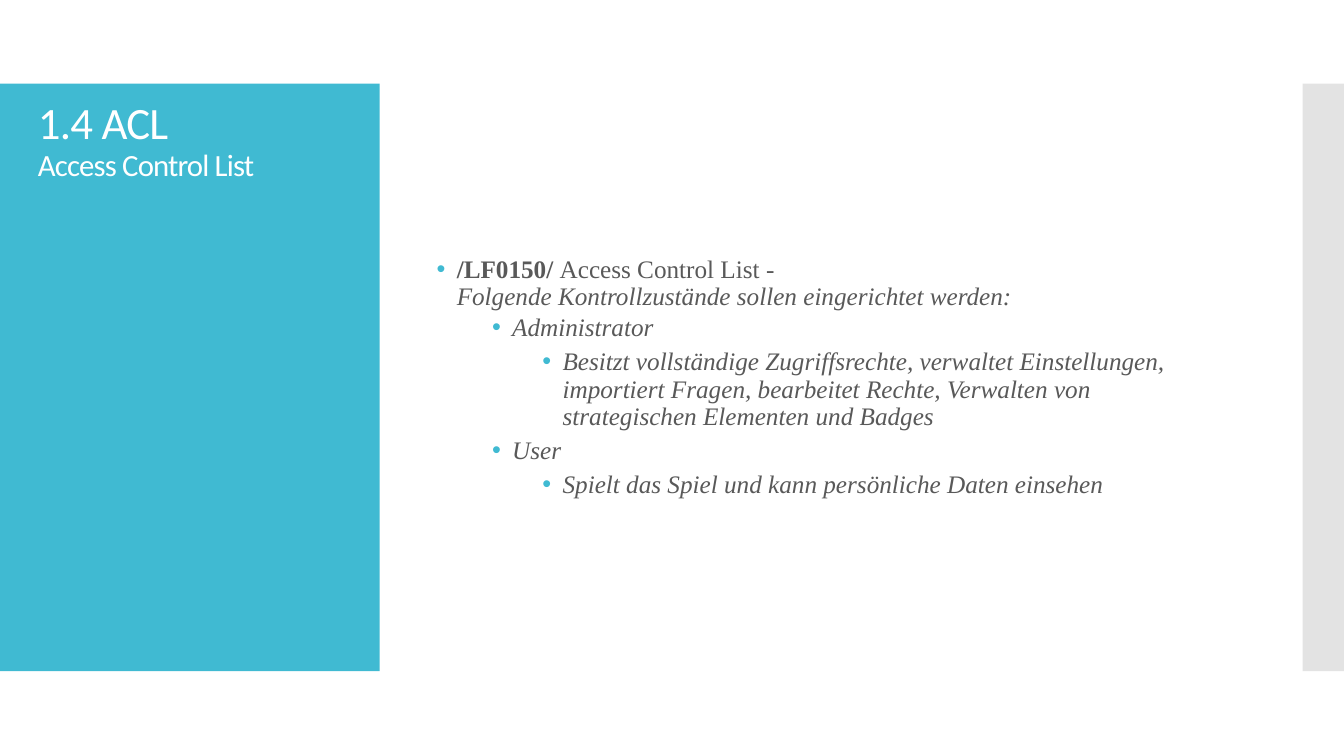
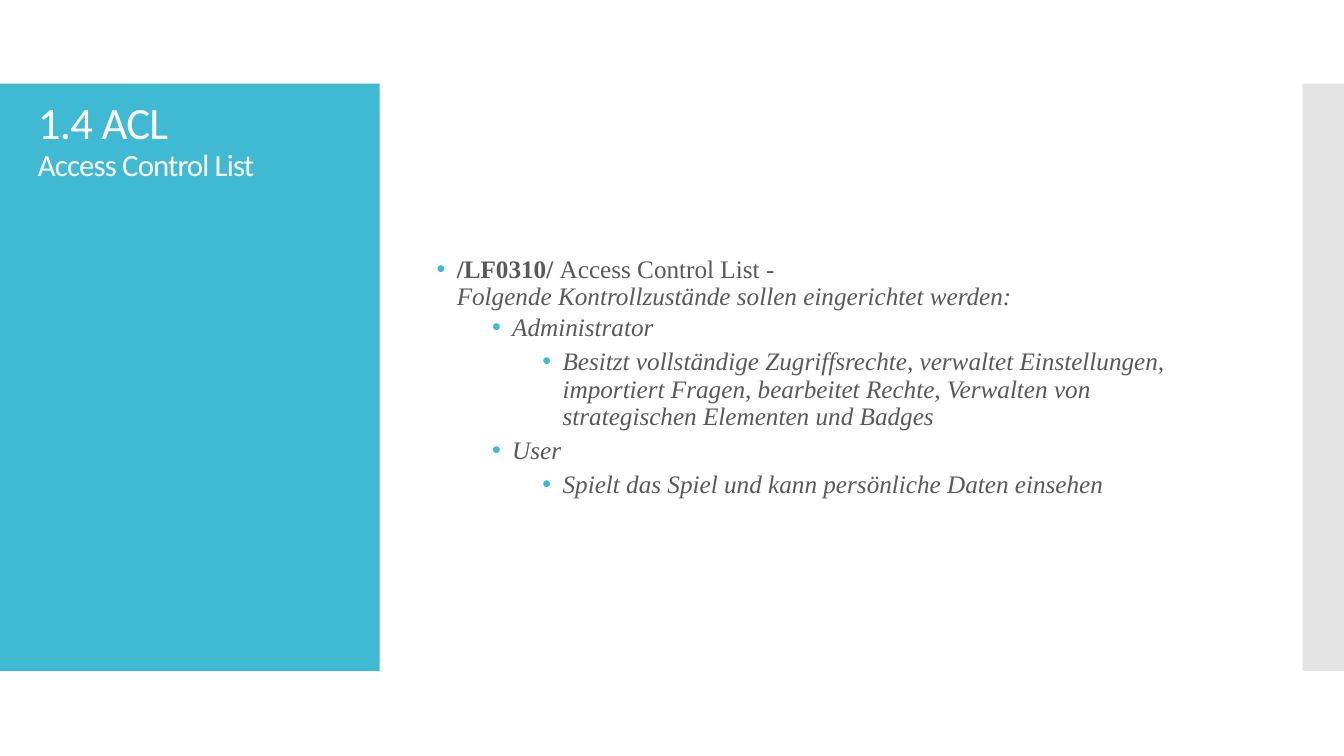
Before and after one commit to ch-schlecht/cz17a, a slide deck: slide 12 of Vortrag/Review_Lastenheft_Folien.pptx. Drawn at 1344x756 pixels with LibreOffice and Linux fonts; fonts in the diff are those of the drawing. Boxes give left, top, right and bottom in pixels: in the first picture for what was removed or moved away, otherwise in the second. Text is boxed around its words. In the diff, an @@ line names an element or a change of style, - is before the commit and + after.

```diff
--- a/Vortrag/Review_Lastenheft_Folien.pptx
+++ b/Vortrag/Review_Lastenheft_Folien.pptx
@@ text at [457, 260, 1012, 311]: text changed @@
-• /LF0150/ Access Control List -
-  Folgende Kontrollzustände sollen eingerichtet werden:
+• /LF0310/ Access Control List -
+  Folgende Kontrollzustände sollen eingerichtet werden:
```
Also in this commit, not shown: 19 other slides changed, 1 slide added, 1 slide removed.
